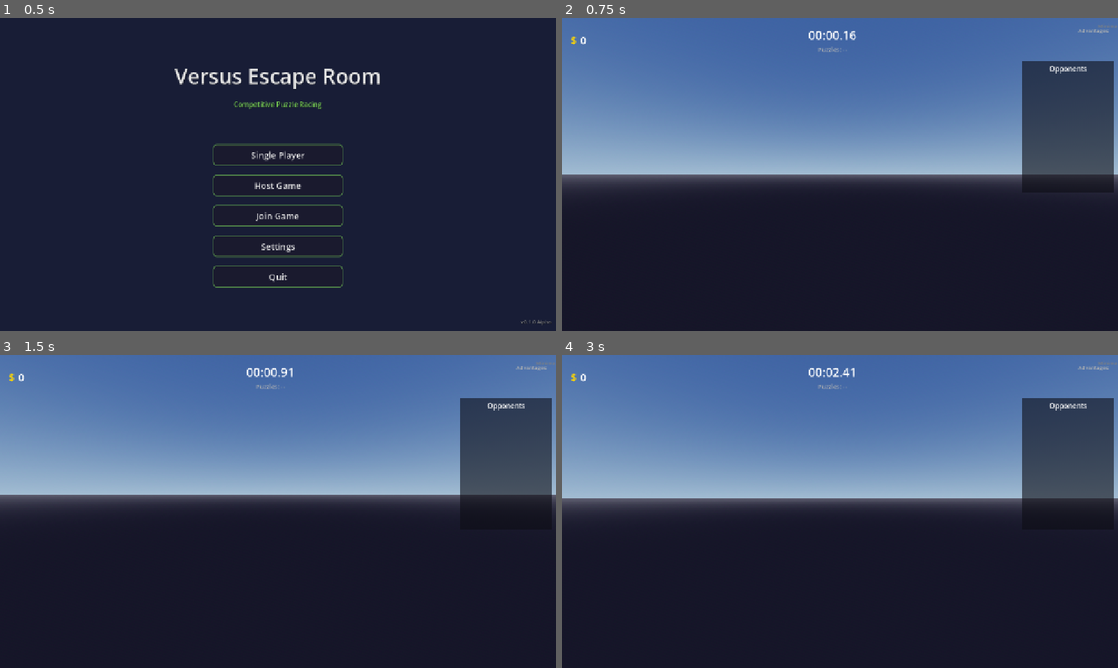
Above: before the commit, frames 1-4 (two rows, left to right).
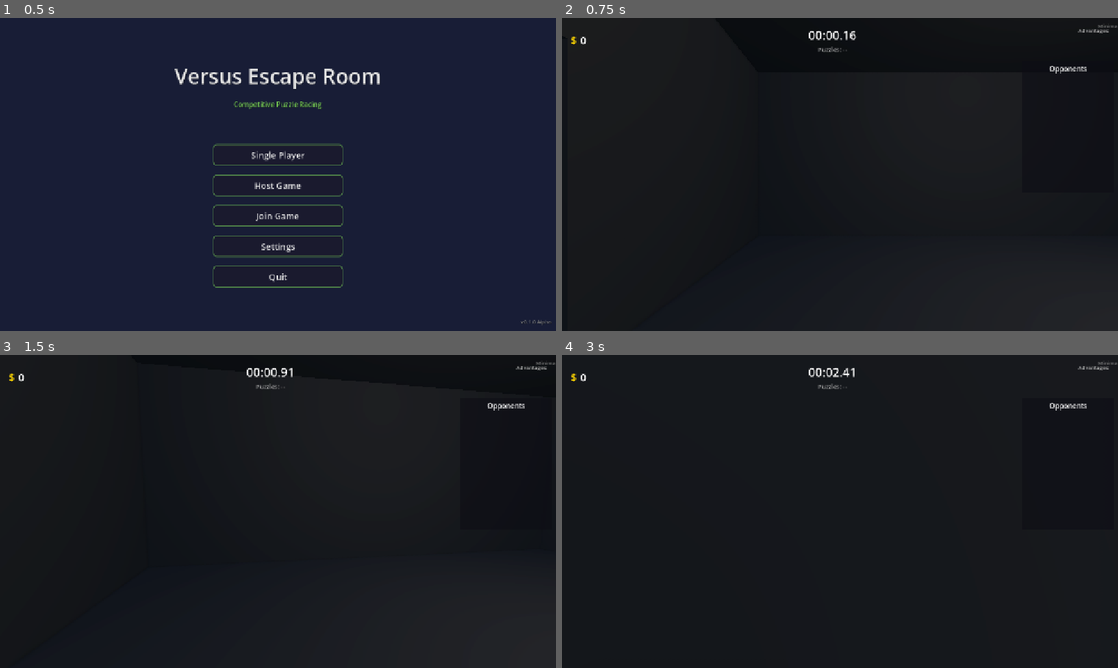
Above: after the commit, the same moments.

Repository: giykim/multiplayer-versus-escape-room
Game: Godot game, scene res://src/ui/MainMenu.tscn
The game is run twice, just before and just after one commit, with the same random seed, the same clock (stepped at 60 frames per second) and the same inputs.
Inputs (mouse positions are in pixels of both pictures, inside the frame that each line leads up to):
- Up to frame 1 (0.5 s): no input
- Up to frame 2 (0.75 s): click "Single Player" at 0.5 s
- Up to frame 3 (1.5 s): move the mouse to (305, 511) at 1.27 s; press the mouse at (305, 511) at 1.28 s; hold W (move_up) from 1.28 s (still down)
- Up to frame 4 (3 s): keep holding W (move_up); tap Space (jump) at 1.52, 2.27 s; move the mouse to (812, 511) at 2.02 s; release the mouse at (812, 511) at 2.03 s; tap E (interact) at 2.1 s; tap Enter at 2.75 s; move the mouse to (851, 505) at 2.77 s; hold Shift (sprint) from 2.78 s (still down)

Frame 1 is identical in both runs. In frame 2, 54% of the frame differs, in the area x 0-100%, y 0-59%; in frame 3, 49%; in frame 4, 50%.

Commit message:
Fix room scene parse errors and HUD minimap reference
- Remove comments from .tscn files that cause Godot parse errors
- Add unique_name_in_owner to MinimapContainer in HUD.tscn
- Update player spawn positions to Y=1.0 in all room scenes

Co-Authored-By: Claude Opus 4.5 <noreply@anthropic.com>

Diff:
--- a/src/dungeon3d/ArenaRoom3D.tscn
+++ b/src/dungeon3d/ArenaRoom3D.tscn
@@ -21,7 +21,6 @@
 script = ExtResource("1_room3d")
 room_type = 4
 
-# === FLOOR - Larger arena ===
 [node name="Floor" type="CSGBox3D" parent="."]
 transform = Transform3D(1, 0, 0, 0, 1, 0, 0, 0, 1, 0, -0.15, 0)
 use_collision = true
@@ -29,7 +28,6 @@
 size = Vector3(20, 0.3, 20)
 material = SubResource("StandardMaterial3D_floor")
 
-# === CEILING ===
 [node name="Ceiling" type="CSGBox3D" parent="."]
 transform = Transform3D(1, 0, 0, 0, 1, 0, 0, 0, 1, 0, 6.15, 0)
 use_collision = true
@@ -37,7 +35,6 @@
 size = Vector3(20, 0.3, 20)
 material = SubResource("StandardMaterial3D_wall")
 
-# === WALLS ===
 [node name="BackWall" type="CSGBox3D" parent="."]
 transform = Transform3D(1, 0, 0, 0, 1, 0, 0, 0, 1, 0, 3, -10.15)
 use_collision = true
@@ -66,7 +63,6 @@
 size = Vector3(0.3, 6, 20)
 material = SubResource("StandardMaterial3D_wall")
 
-# === ARENA LIGHTING ===
 [node name="ArenaLight1" type="OmniLight3D" parent="."]
 transform = Transform3D(1, 0, 0, 0, 1, 0, 0, 0, 1, -5, 5, -5)
 light_color = Color(1, 0.8, 0.8, 1)
@@ -91,18 +87,17 @@
 light_energy = 2.0
 omni_range = 15
 
-# === SPAWN POINTS (4 corners for 4 players) ===
 [node name="PlayerSpawn" type="Marker3D" parent="."]
-transform = Transform3D(1, 0, 0, 0, 1, 0, 0, 0, 1, -7, 0.5, -7)
+transform = Transform3D(1, 0, 0, 0, 1, 0, 0, 0, 1, -7, 1.0, -7)
 
 [node name="PlayerSpawn2" type="Marker3D" parent="."]
-transform = Transform3D(1, 0, 0, 0, 1, 0, 0, 0, 1, 7, 0.5, -7)
+transform = Transform3D(1, 0, 0, 0, 1, 0, 0, 0, 1, 7, 1.0, -7)
 
 [node name="PlayerSpawn3" type="Marker3D" parent="."]
-transform = Transform3D(1, 0, 0, 0, 1, 0, 0, 0, 1, -7, 0.5, 7)
+transform = Transform3D(1, 0, 0, 0, 1, 0, 0, 0, 1, -7, 1.0, 7)
 
 [node name="PlayerSpawn4" type="Marker3D" parent="."]
-transform = Transform3D(1, 0, 0, 0, 1, 0, 0, 0, 1, 7, 0.5, 7)
+transform = Transform3D(1, 0, 0, 0, 1, 0, 0, 0, 1, 7, 1.0, 7)
 
 [node name="PuzzleSpawn" type="Marker3D" parent="."]
 transform = Transform3D(1, 0, 0, 0, 1, 0, 0, 0, 1, 0, 0.5, 0)
--- a/src/dungeon3d/Room3D.tscn
+++ b/src/dungeon3d/Room3D.tscn
@@ -23,7 +23,6 @@
 [node name="Room3D" type="Node3D"]
 script = ExtResource("1_room3d")
 
-# === FLOOR ===
 [node name="Floor" type="CSGBox3D" parent="."]
 transform = Transform3D(1, 0, 0, 0, 1, 0, 0, 0, 1, 0, -0.15, 0)
 use_collision = true
@@ -31,7 +30,6 @@
 size = Vector3(10, 0.3, 10)
 material = SubResource("StandardMaterial3D_floor")
 
-# === CEILING ===
 [node name="Ceiling" type="CSGBox3D" parent="."]
 transform = Transform3D(1, 0, 0, 0, 1, 0, 0, 0, 1, 0, 4.15, 0)
 use_collision = true
@@ -39,7 +37,6 @@
 size = Vector3(10, 0.3, 10)
 material = SubResource("StandardMaterial3D_wall")
 
-# === BACK WALL (Z negative) ===
 [node name="BackWall" type="CSGBox3D" parent="."]
 transform = Transform3D(1, 0, 0, 0, 1, 0, 0, 0, 1, 0, 2, -5.15)
 use_collision = true
@@ -47,7 +44,6 @@
 size = Vector3(10, 4, 0.3)
 material = SubResource("StandardMaterial3D_wall")
 
-# === FRONT WALL (Z positive) - Entry wall ===
 [node name="FrontWall" type="CSGBox3D" parent="."]
 transform = Transform3D(1, 0, 0, 0, 1, 0, 0, 0, 1, 0, 2, 5.15)
 use_collision = true
@@ -55,7 +51,6 @@
 size = Vector3(10, 4, 0.3)
 material = SubResource("StandardMaterial3D_wall")
 
-# === LEFT WALL (X negative) - Solid, no door ===
 [node name="LeftWallTop" type="CSGBox3D" parent="."]
 transform = Transform3D(1, 0, 0, 0, 1, 0, 0, 0, 1, -5.15, 3.25, 0)
 use_collision = true
@@ -77,7 +72,6 @@
 size = Vector3(0.3, 2.5, 3.5)
 material = SubResource("StandardMaterial3D_wall")
 
-# === RIGHT WALL (X positive) - Has door opening ===
 [node name="RightWallTop" type="CSGBox3D" parent="."]
 transform = Transform3D(1, 0, 0, 0, 1, 0, 0, 0, 1, 5.15, 3.25, 0)
 use_collision = true
@@ -99,7 +93,6 @@
 size = Vector3(0.3, 2.5, 3.5)
 material = SubResource("StandardMaterial3D_wall")
 
-# === ROOM LIGHTING ===
 [node name="RoomLight" type="OmniLight3D" parent="."]
 transform = Transform3D(1, 0, 0, 0, 1, 0, 0, 0, 1, 0, 3.5, 0)
 light_color = Color(1, 0.95, 0.9, 1)
@@ -108,14 +101,12 @@
 omni_range = 12
 omni_attenuation = 1.5
 
-# === SPAWN POINTS ===
 [node name="PuzzleSpawn" type="Marker3D" parent="."]
 transform = Transform3D(1, 0, 0, 0, 1, 0, 0, 0, 1, 0, 0.5, 0)
 
 [node name="PlayerSpawn" type="Marker3D" parent="."]
-transform = Transform3D(1, 0, 0, 0, 1, 0, 0, 0, 1, -3, 0.5, 0)
+transform = Transform3D(1, 0, 0, 0, 1, 0, 0, 0, 1, -3, 1.0, 0)
 
-# === LEFT DOOR (Entry from previous room) ===
 [node name="LeftDoor" type="Area3D" parent="."]
 transform = Transform3D(1, 0, 0, 0, 1, 0, 0, 0, 1, -5, 1.25, 0)
 collision_layer = 4
@@ -128,7 +119,6 @@
 mesh = SubResource("BoxMesh_door")
 material_override = SubResource("StandardMaterial3D_door_green")
 
-# === RIGHT DOOR (Exit to next room) ===
 [node name="RightDoor" type="Area3D" parent="."]
 transform = Transform3D(1, 0, 0, 0, 1, 0, 0, 0, 1, 5, 1.25, 0)
 collision_layer = 4
--- a/src/dungeon3d/TreasureRoom3D.tscn
+++ b/src/dungeon3d/TreasureRoom3D.tscn
@@ -7,7 +7,6 @@
 script = ExtResource("2_script")
 room_type = 1
 
-# Override room light to be warmer/golden for treasure room
 [node name="RoomLight" parent="." index=10]
 light_color = Color(1, 0.9, 0.7, 1)
 light_energy = 2.0
--- a/src/player3d/Player3D.tscn
+++ b/src/player3d/Player3D.tscn
@@ -16,6 +16,8 @@
 
 [node name="Player3D" type="CharacterBody3D"]
 transform = Transform3D(1, 0, 0, 0, 1, 0, 0, 0, 1, 0, 0.9, 0)
+collision_layer = 1
+collision_mask = 3
 script = ExtResource("1_player3d")
 
 [node name="CollisionShape3D" type="CollisionShape3D" parent="."]
@@ -33,7 +35,7 @@
 
 [node name="InteractionRay" type="RayCast3D" parent="Head/Camera3D"]
 target_position = Vector3(0, 0, -3)
-collision_mask = 1
+collision_mask = 5
 
 [node name="PlayerInput3D" type="Node" parent="."]
 script = ExtResource("2_playerinput3d")
--- a/src/ui/HUD.tscn
+++ b/src/ui/HUD.tscn
@@ -78,6 +78,7 @@
 layout_mode = 2
 
 [node name="MinimapContainer" type="Control" parent="MarginContainer"]
+unique_name_in_owner = true
 layout_mode = 2
 size_flags_horizontal = 8
 size_flags_vertical = 0
